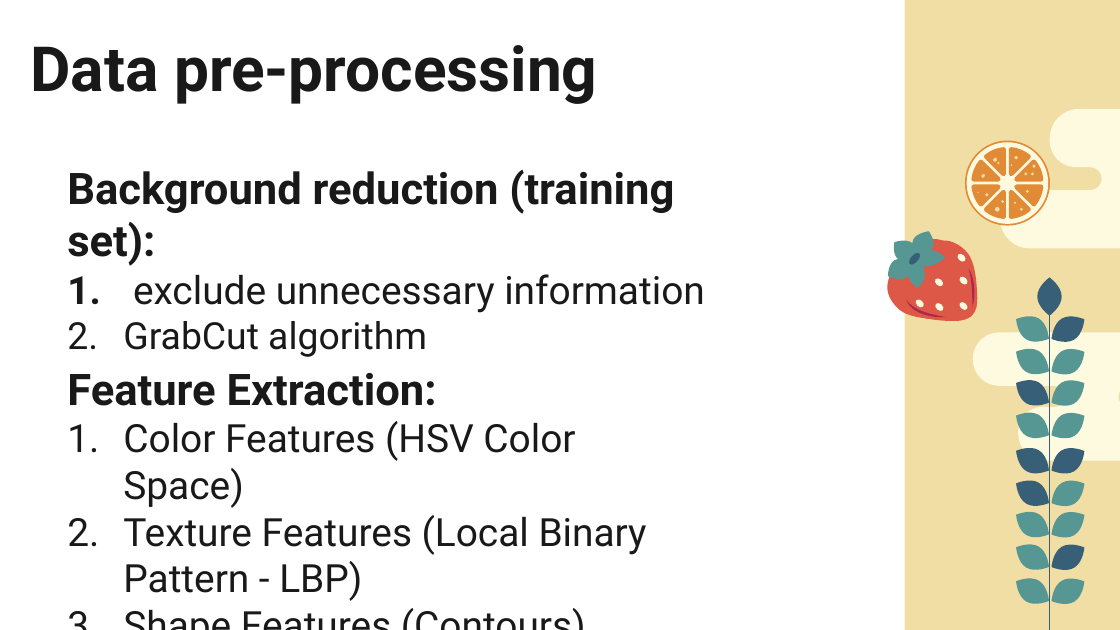
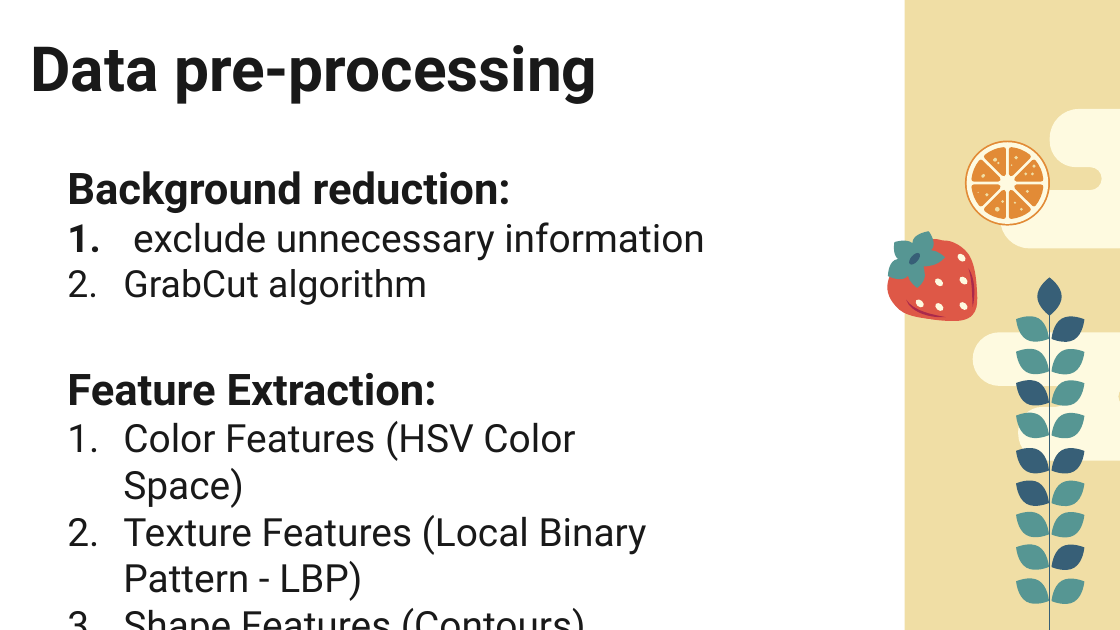
Before and after one commit to spygeorgoulas/fruit-quality, a slide deck: slide 4 of presentation.pptx. Drawn at 1120x630 pixels with LibreOffice and Linux fonts; fonts in the diff are those of the drawing; background and template pictures are left out. Boxes give left, top, right and bottom in pixels: in the first picture for what was removed or moved away, otherwise in the second. Text is boxed around its words. In the diff, an @@ line names an element or a change of style, - is before the commit and + after.

Commit message:
update presentation

```diff
--- a/presentation.pptx
+++ b/presentation.pptx
@@ subtitle at (x1=67, y1=171, x2=511, y2=213): text changed @@
-Background reduction (training set):
+Background reduction:
```
